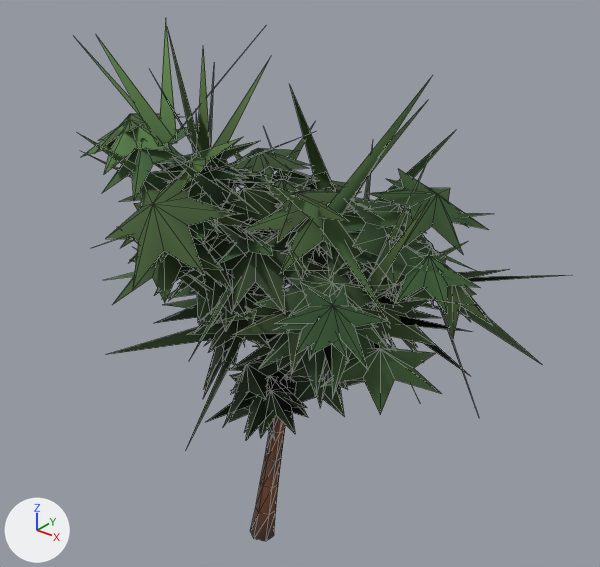
What one commit did to the glTF model public/ark/assets/v1/trees/pine-b.lod1.glb.
Camera for both pictures: a 50 mm camera at (11.56, -12.81, 15.8) aimed at (0.22, 1.36, 7.02). Arrows for +X, +Y and +Z are at lower left; the lights stay in place. The picture after the commit comes second. Mesh edges are drawn as thin lines.
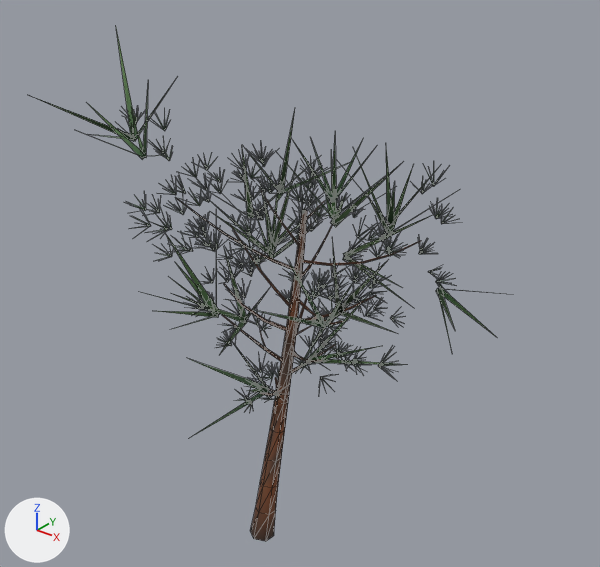
Where the change shows, as pixel boxes (x1, y1, x2, y2) in the pictures (600 x 567 px):
'Mesh_0', reshaped: before (76, 22, 565, 542); after (29, 29, 504, 542)
part 1 of me_mesh_0, deleted: before (76, 22, 565, 451)
part 2 of me_mesh_0, cut back: before (81, 113, 492, 417); after (29, 29, 504, 438)
part 3 of me_mesh_0, recoloured: before (247, 241, 419, 458); after (222, 202, 421, 458)

The edits, one by one:
me_mesh_0 is used by ob_mesh_0; location (0.0, 0.0, 0.0).
me_mesh_0 had 2266 vertices, 2198 faces and spanned x -3.87..6.12, y -3.86..7.34, z -0.04..13.49.
me_mesh_0 now has 5006 vertices, 2198 faces and spans x -4.26..5.57, y -2.9..4.55, z -0.04..13.12.
me_mesh_0 part 1: 170 loose pieces with 1370 vertices, spanning x -3.87..6.12, y -3.86..7.34, z 3.0..13.49, are deleted.
me_mesh_0 part 2: 520 vertices removed from x -3.5..5.27, y -3.32..4.35, z 4.46..11.38; 4630 vertices added at x -4.26..5.57, y -2.9..4.55, z 3.84..13.12.
me_mesh_0 part 3: 363 kept faces spanning x -1.57..3.31, y -0.71..3.29, z -0.04..9.28 get new vertex colours; the middle colour goes from brown #684330 to brown #6e4630.
